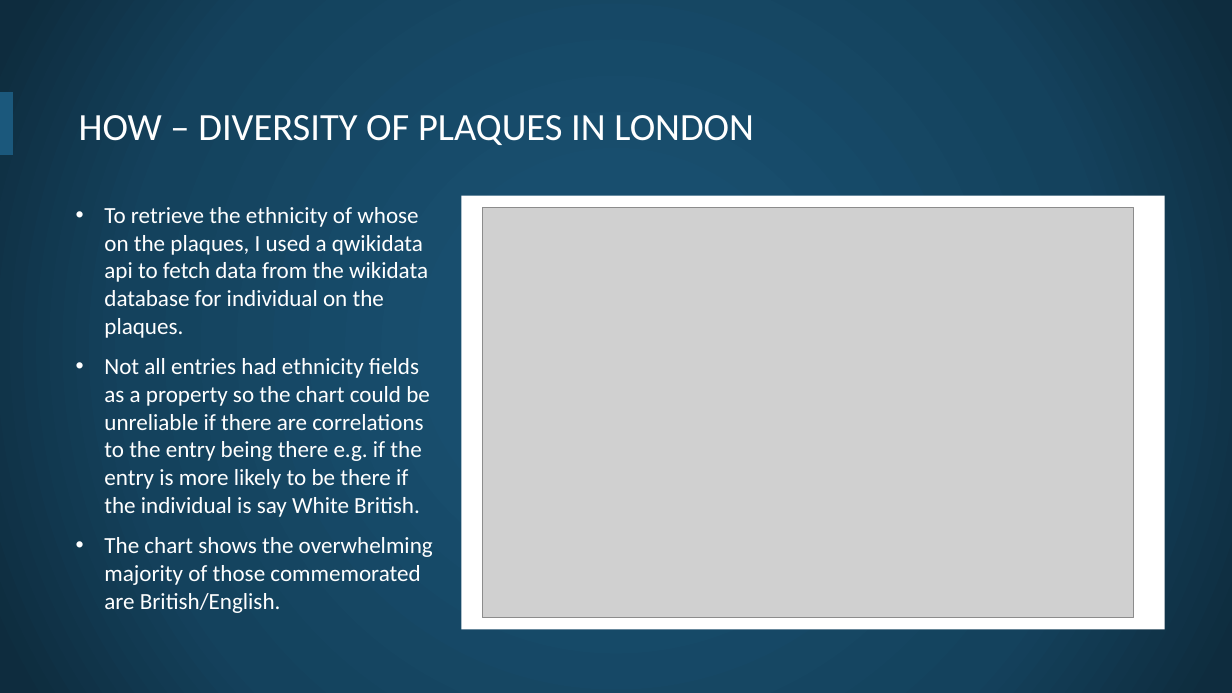
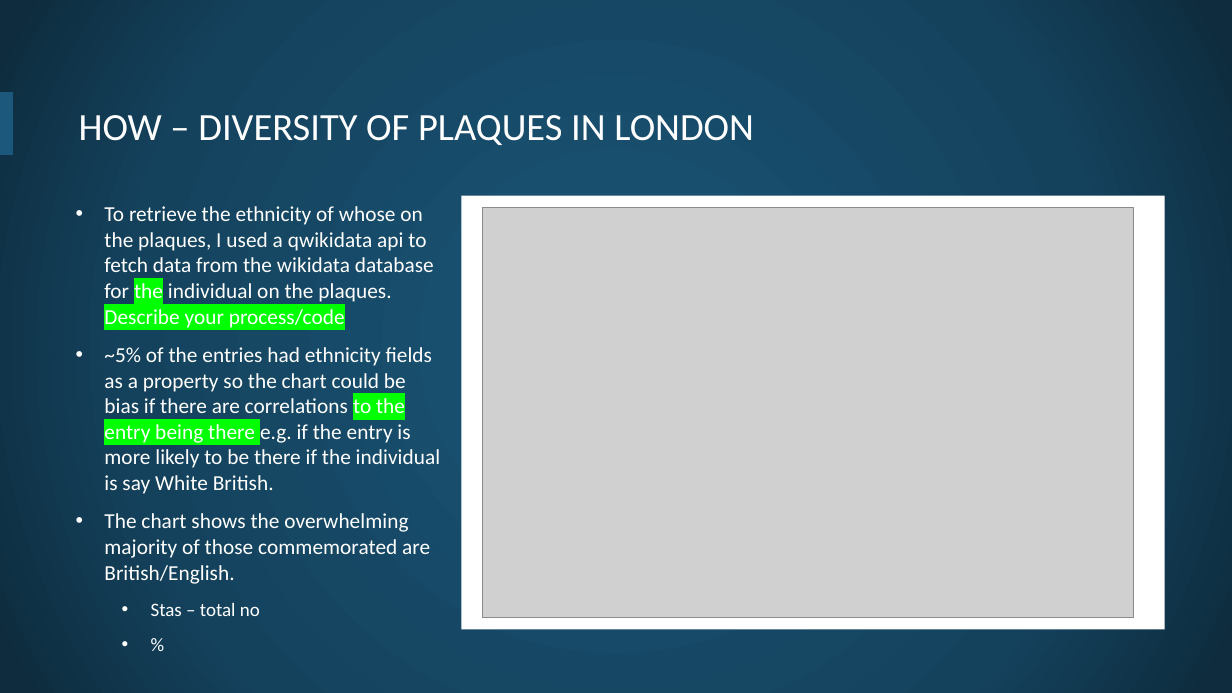
Before and after one commit to openheritage/open-plaques-diversity, a slide deck: slide 6 of The diversity of plaques in London.pptx. Drawn at 1232x693 pixels with LibreOffice and Linux fonts; fonts in the diff are those of the drawing; grey boxes stand for pictures; background and template pictures are left out. Boxes give left, top, right and bottom in pixels: in the first picture for what was removed or moved away, otherwise in the second. Text is boxed around its words. In the diff, an @@ line names an element or a change of style, - is before the commit and + after.

```diff
--- a/The diversity of plaques in London.pptx
+++ b/The diversity of plaques in London.pptx
@@ text at (104,206,440,494): text changed; size 18 to 16.6 pt @@
-• To retrieve the ethnicity of whose on the plaques, I used a qwikidata api to fetch data from the wikidata database for individual on the plaques.
-• Not all entries had ethnicity fields as a property so the chart could be unreliable if there are correlations to the entry being there e.g. if the entry is more likely to be there if the individual is say White British.
+• To retrieve the ethnicity of whose on the plaques, I used a qwikidata api to fetch data from the wikidata database for the individual on the plaques. Describe your process/code
+• ~5% of the entries had ethnicity fields as a property so the chart could be bias if there are correlations to the entry being there e.g. if the entry is more likely to be there if the individual is say White British.
@@ text at (104,513,430,584): size 18 to 16.6 pt in "The chart shows the overwhelming majority of ..." @@
@@ text at (151,602,260,616): paragraphs added @@
+  • Stas – total no
+  • %
```
Also in this commit, not shown: 7 other slides changed, 1 slide added.
